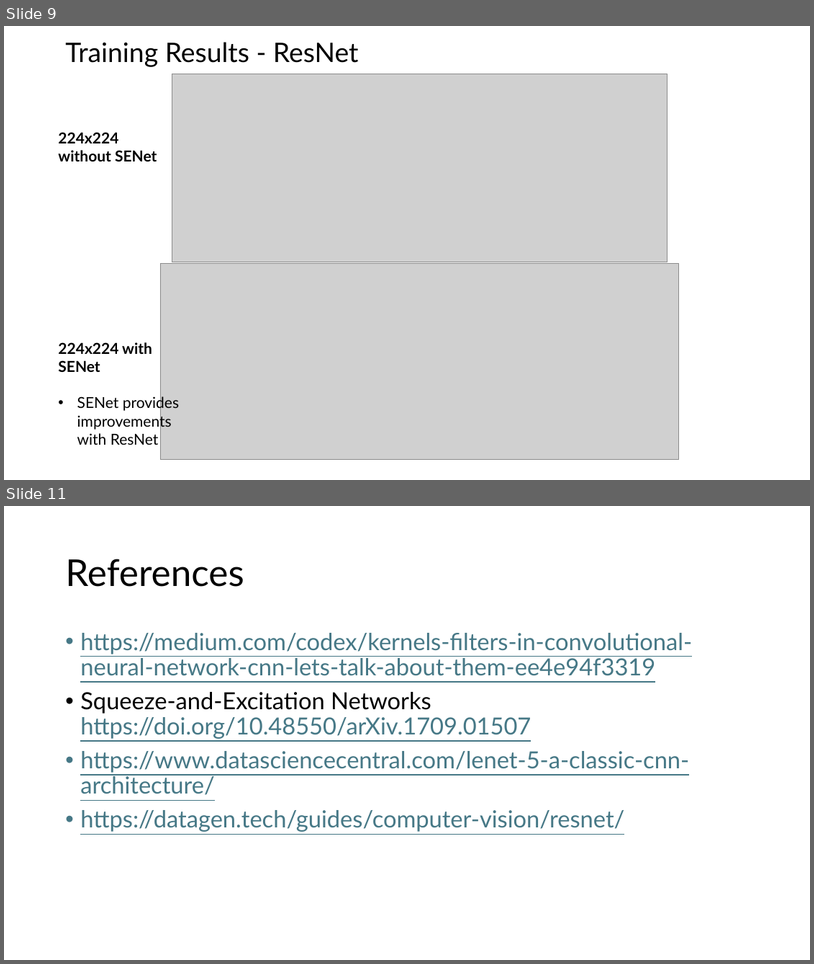
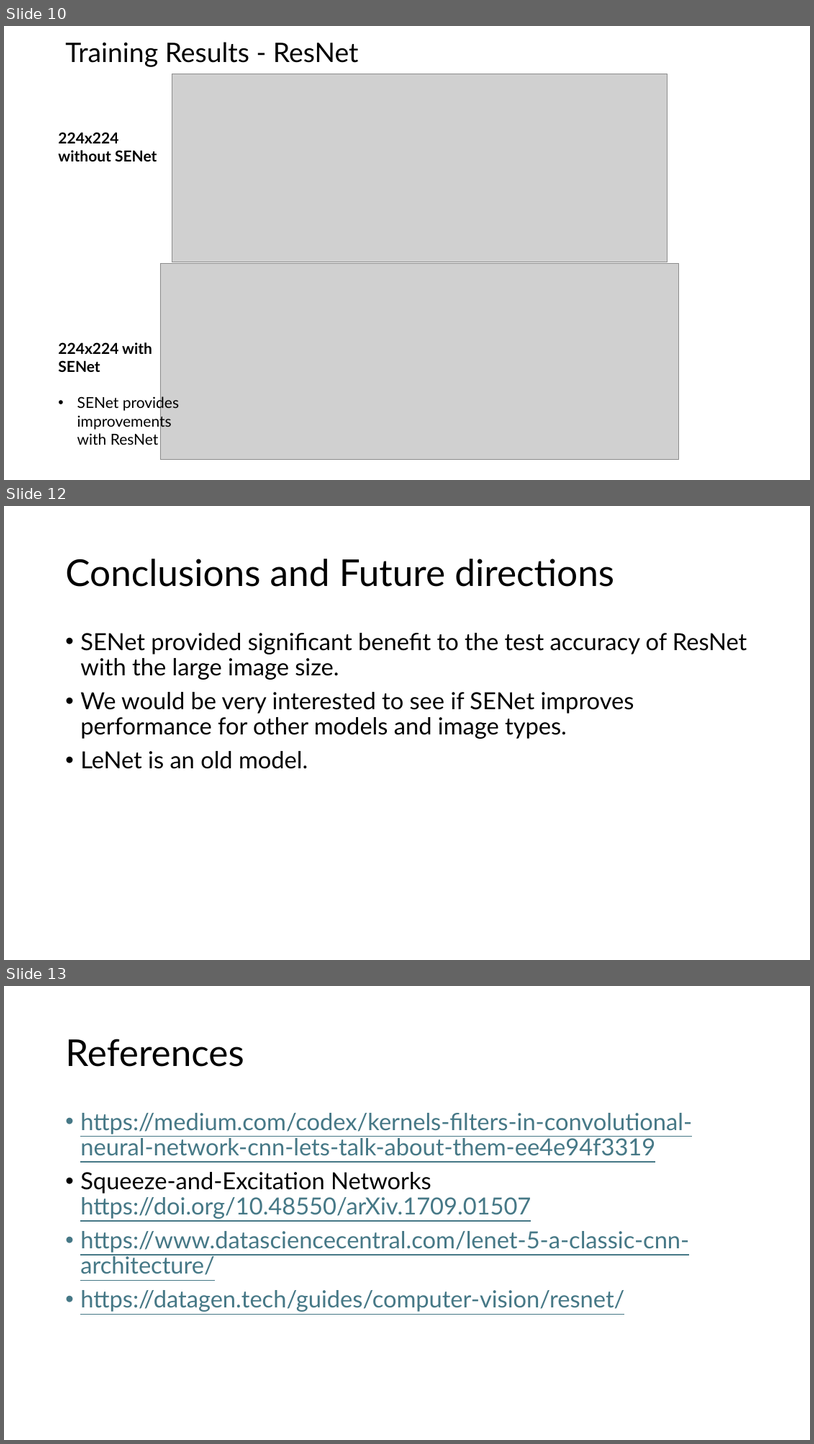
Before and after one commit to DsMouChao/DSCPproject, a slide deck: presentation.pptx. Shown one above the other, each under a label of ours: slides 9 and 11 before the commit, slides 10, 12 and 13 after it; the slides between them are not shown. The pictures are 814x964 and 814x1444 pixels, drawn with LibreOffice and Linux fonts; fonts in the diff are those of the drawing; grey boxes stand for pictures. Boxes give left, top, right and bottom in pixels: in the first picture for what was removed or moved away, otherwise in the second. Text is boxed around its words. In the diff, an @@ line names an element or a change of style, - is before the commit and + after.

```diff
--- a/presentation.pptx
+++ b/presentation.pptx
@@ slide 12 added at [4, 506, 810, 960], background #FFFFFF @@
@@ title added at [65, 559, 615, 587], 44 pt, text #000000 @@
+Conclusions and Future directions
@@ text added at [80, 633, 747, 769], 28 pt, text #000000 @@
+• SENet provided significant benefit to the test accuracy of ResNet with the large image size.
+• We would be very interested to see if SENet improves performance for other models and image types.
+• LeNet is an old model.
@@ what was slide 9 is now slide 10 @@
@@ what was slide 11 is now slide 13 @@
```
Also in this commit, not shown: 4 slides changed, 4 other slides added, 3 slides removed.
